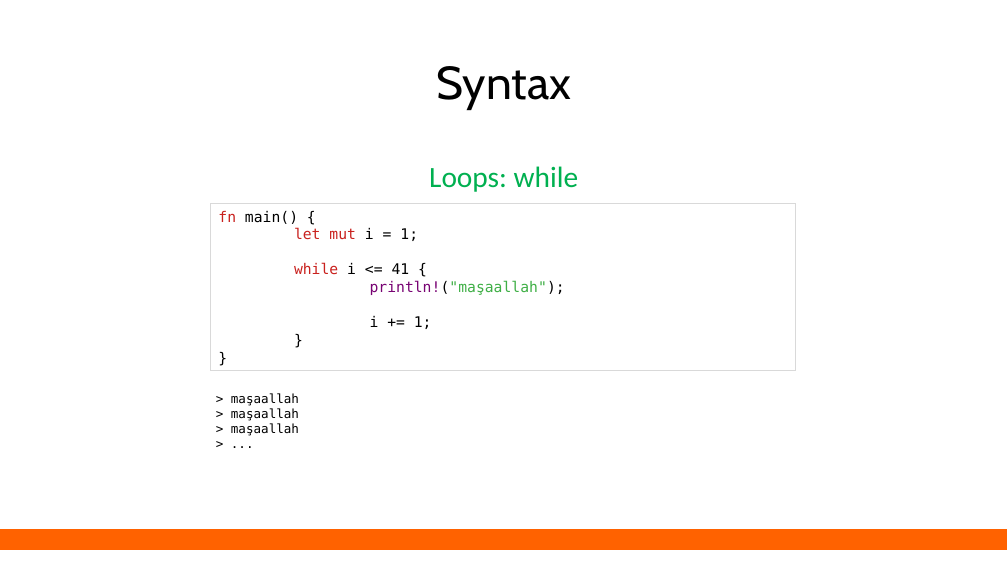
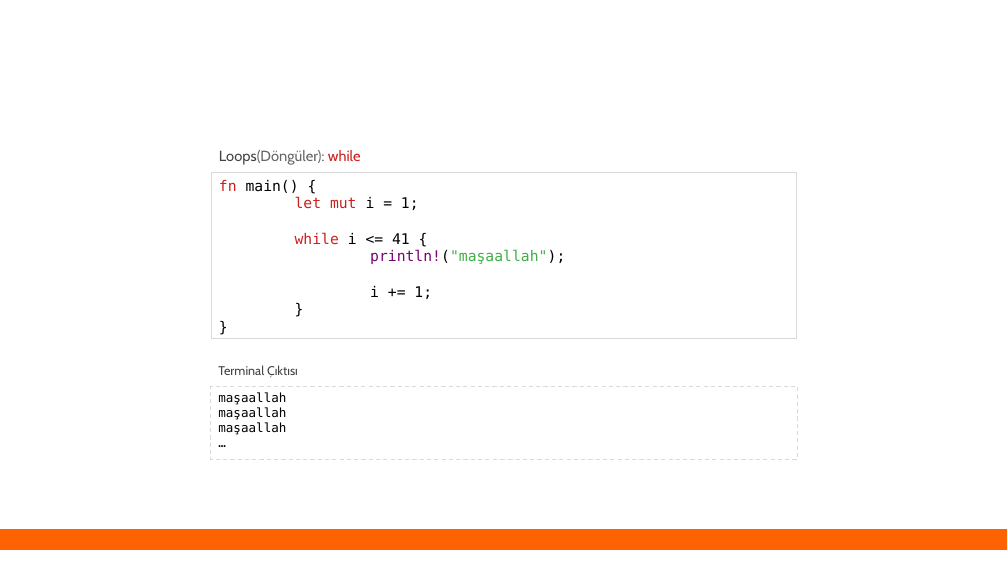
Before and after one commit to eminfedar/rust-tr-ders-slaytlari, a slide deck: slide 45 of rust_egitim_1_giris.odp (slide 38 before the commit). Drawn at 1008x567 pixels with LibreOffice and Linux fonts; fonts in the diff are those of the drawing. Boxes give left, top, right and bottom in pixels: in the first picture for what was removed or moved away, otherwise in the second. Text is boxed around its words. In the diff, an @@ line names an element or a change of style, - is before the commit and + after.

```diff
--- a/rust_egitim_1_giris.odp
+++ b/rust_egitim_1_giris.odp
@@ title removed at box(437, 66, 572, 110) @@
-Syntax
@@ rectangle "fn main() {": place and size @@
-rectangle "fn main() {" at box(211, 203, 796, 370)
+rectangle "fn main() {" at box(212, 173, 797, 340)
@@ text at box(219, 150, 361, 165): text changed; size 28 to 14 pt; font Calibri to Cabin; text colour #00B050 to #666666 @@
-Loops: while
+Loops(Döngüler): while
@@ rectangle "maşaallah": place and size @@
-rectangle "maşaallah" at box(231, 393, 299, 436)
+rectangle "maşaallah" at box(211, 386, 797, 460)
@@ rectangle "maşaallah" at box(211, 386, 797, 460): fill none to #FFFFFF; outline none to #D9D9D9 0.74 pt @@
@@ text added at box(218, 365, 298, 378), 12 pt, text #434343 @@
+Terminal Çıktısı
@@ text in rectangle at box(218, 392, 286, 435): text changed @@
-> maşaallah
-> maşaallah
-> maşaallah
-> ...
+maşaallah
+maşaallah
+maşaallah
+…
```
Also in this commit, not shown: 33 other slides changed, 13 slides added, 6 slides removed, 3 other files.
